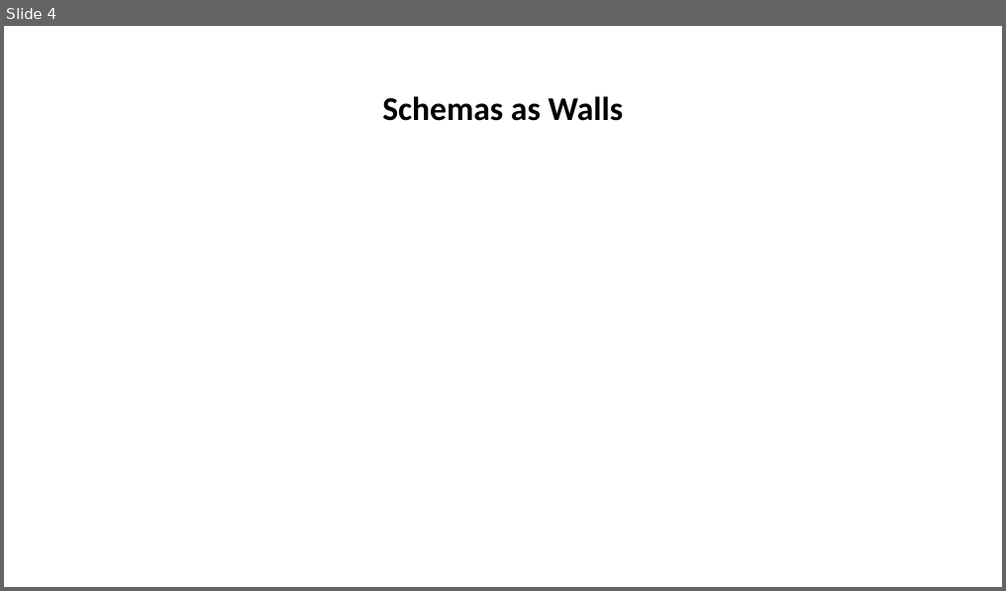
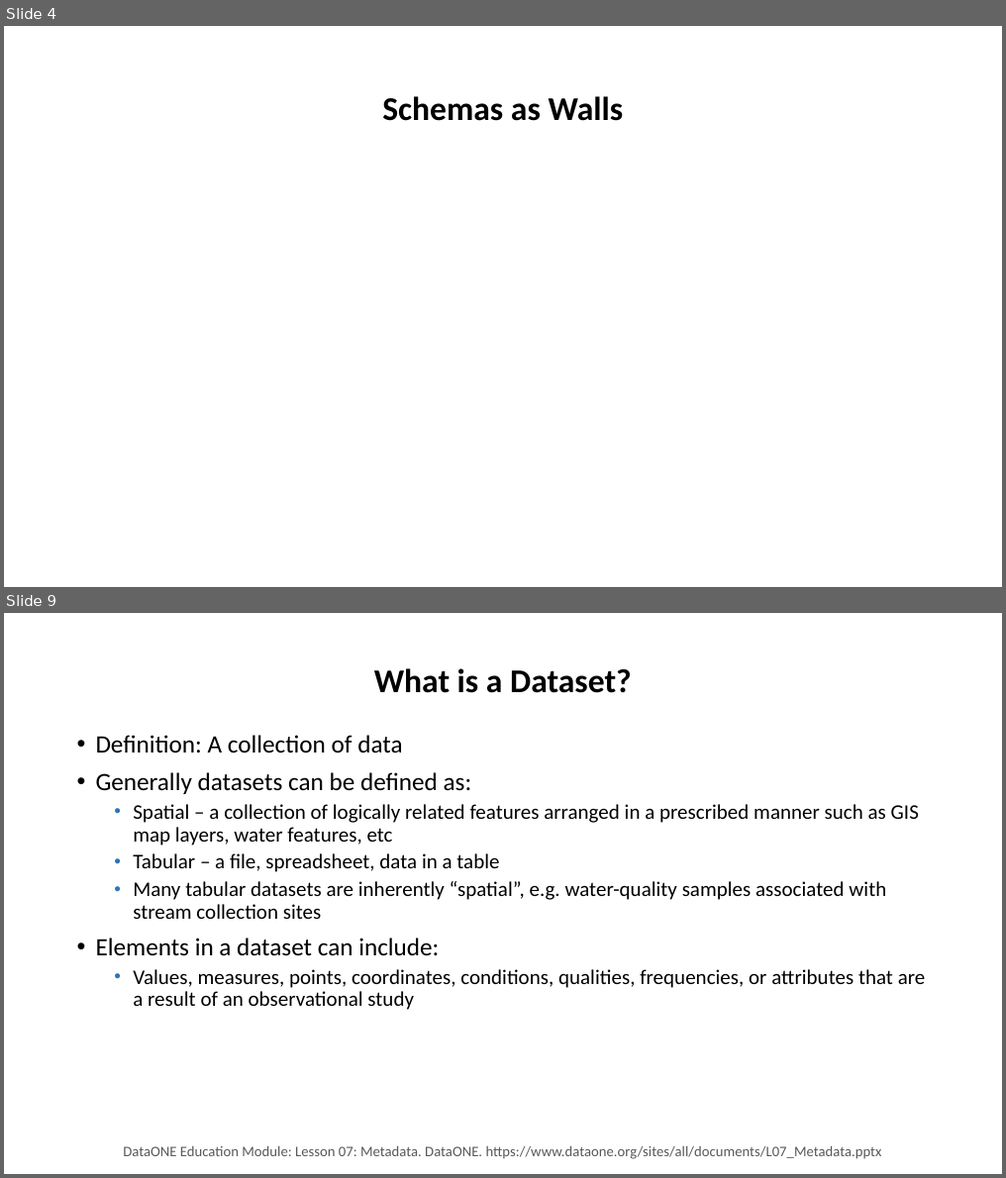
Before and after one commit to tibbben/teaching.data.literacy, a slide deck: UM_DataManagementClass/Lessons/08/08_FirstMeeting.pptx. Shown one above the other, each under a label of ours: slide 4 before the commit, slides 4 and 9 after it; the slides between them are not shown. The pictures are 1006x591 and 1006x1178 pixels, drawn with LibreOffice and Linux fonts; fonts in the diff are those of the drawing. Boxes give left, top, right and bottom in pixels: in the first picture for what was removed or moved away, otherwise in the second. Text is boxed around its words. In the diff, an @@ line names an element or a change of style, - is before the commit and + after.

Commit message:
Lesson 8 developemnt

```diff
--- a/UM_DataManagementClass/Lessons/08/08_FirstMeeting.pptx
+++ b/UM_DataManagementClass/Lessons/08/08_FirstMeeting.pptx
@@ slide 9 added at (4, 613, 1002, 1174), background #FFFFFF @@
@@ title added at (374, 668, 632, 693), 32 pt, text #000000, bold @@
+What is a Dataset?
@@ text added at (96, 735, 926, 1010), 20 pt, text #000000 @@
+• Definition: A collection of data
+• Generally datasets can be defined as:
+  • Spatial – a collection of logically related features arranged in a prescribed manner such as GIS map layers, water features, etc
+  • Tabular – a file, spreadsheet, data in a table
+  • Many tabular datasets are inherently “spatial”, e.g. water-quality samples associated with stream collection sites
+• Elements in a dataset can include:
+  • Values, measures, points, coordinates, conditions, qualities, frequencies, or attributes that are a result of an observational study
@@ text added at (123, 1147, 882, 1159), 14 pt, text #595959 @@
+DataONE Education Module: Lesson 07: Metadata. DataONE. https://www.dataone.org/sites/all/documents/L07_Metadata.pptx
```
Also in this commit, not shown: 1 slide changed, 16 other slides added, 1 other file.
